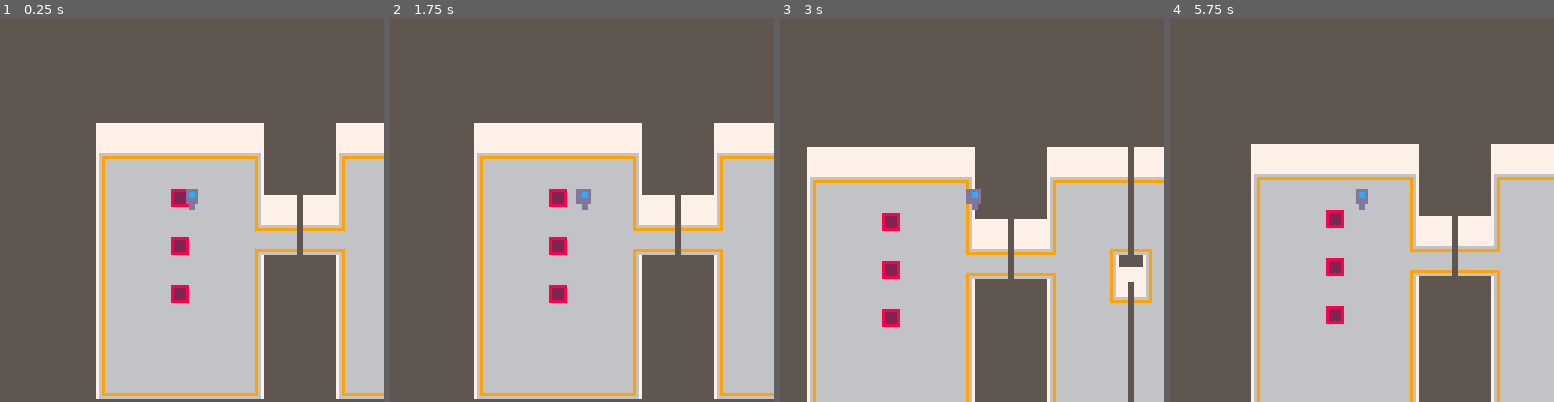
Above: before the commit, frames 1-4 (left to right).
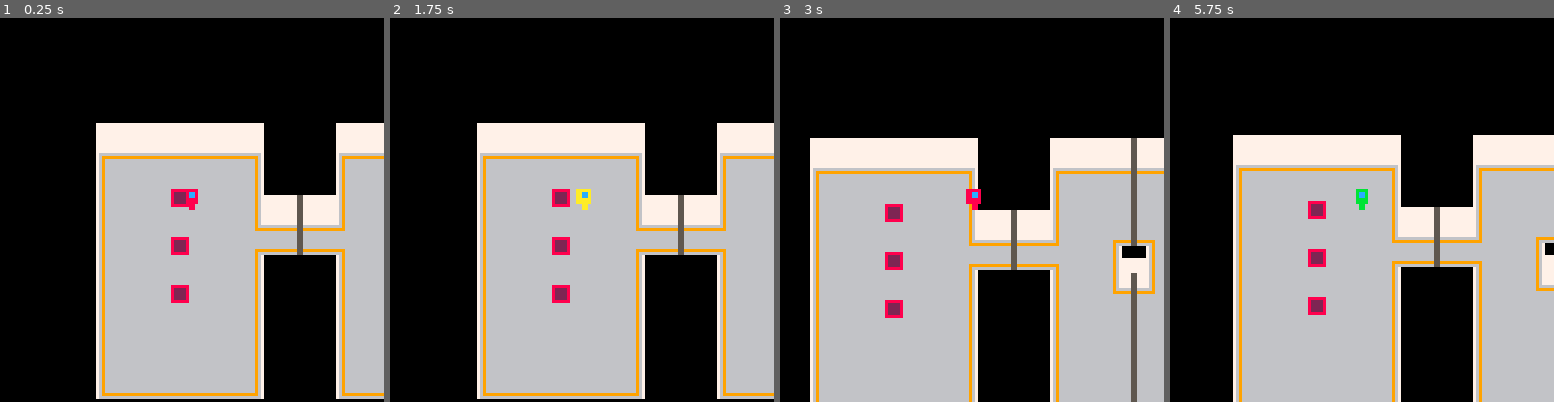
Above: after the commit, the same moments.

Repository: Kiyotoko/gamejam
Game: PICO-8 cartridge game.p8
The game is run twice, just before and just after one commit, with the same random seed, the same clock (stepped at 60 frames per second) and the same inputs.
Inputs:
- Up to frame 1 (0.25 s): no input
- Up to frame 2 (1.75 s): hold Right from 1.6 s (still down)
- Up to frame 3 (3 s): release Right at 2.1 s; hold Up 2.15-2.42 s; hold Right from 2.47 s (still down)
- Up to frame 4 (5.75 s): release Right at 3.03 s; hold Left 3.08-3.58 s; hold Down 3.63-3.97 s; hold Right 4.02-4.68 s; hold Up 4.73-5.03 s; hold Left 5.08-5.68 s; hold Down from 5.73 s (still down)

The runs differ from the first frame. In frame 1, 57% of the frame differs, in the area x 0-100%, y 0-100%; in frame 2, 60%; in frame 3, 59%; in frame 4, 67%.

Commit message:
added basic animations & movement along walls, moved check_plate() and unlock_door() into the 2nd tab (utility functions), did NOT update the .lua files

Diff:
--- a/game.p8
+++ b/game.p8
@@ -5,27 +5,70 @@
 -- by leo and karl
 ---@diagnostic disable: lowercase-global, undefined-global
 
--- the player data
-player = {
-	x=-32, -- x position on the map in pixels
-	y=-32, -- y position on the map in pixels
-	animation=0 -- animation to play
-}
-
--- the fixed position of the
--- player on the screen
-ancor = {x=64,y=64}
-
--- the doors on the map
-doors = {
-	[0] = {x=8,y=3,d=1},
-	[1] = {x=13,y=0,d=1},
-	[2] = {x=13,y=6,d=1}
-}
-
--- defined flags
-flag_free = 0
-flag_door = 1
+-- initial function call
+-- called once at the start
+function _init()
+	sqrt_2 = sqrt(2)
+	-- the player data
+	player = {
+		x=-32, -- x position on the map in pixels
+		y=-32, -- y position on the map in pixels
+		animation=0, -- animation to play
+		tick=0 -- animation tick
+	}
+
+	-- the fixed position of the
+	-- player on the screen
+	ancor = {x=64,y=64}
+
+	-- the doors on the map
+	doors = {
+		[0] = {x=8,y=3,d=1},
+		[1] = {x=13,y=0,d=1},
+		[2] = {x=13,y=6,d=1}
+	}
+
+	-- defined flags
+	flag_free = 0
+	flag_door = 1
+end
+
+-- ★ --
+
+function _update()
+	handle_input()
+end
+
+-- ★ --
+
+function _draw()
+	cls(0)
+	map(0, 0, -player.x,-player.y, 32, 16)
+	spr(player.animation, ancor.x-4, ancor.y-8)
+end
+-->8
+-- utility functions --
+
+-- returs the sprite based on the position of the player
+-- please note that the position is in pixels
+function get_sprite(x,y)
+	local player_column = (x+ancor.x) / 8
+	local player_row = (y+ancor.y) / 8
+
+	return mget(
+		player_column,
+		player_row
+	)
+end
+
+-- ★ --
+
+-- returns if a sprite at (x,y) position has the desired flag
+function has_flag(x, y, f)
+	return fget(get_sprite(x, y), f)
+end
+
+-- ★ --
 
 -- check if a plate is pressed
 function check_plate(x, y)
@@ -39,6 +82,8 @@
 		unlock_door(sprite - 96)
 	end
 end
+
+-- ★ --
 
 -- unlocks the doors on the map. This starts at the
 function unlock_door(d)
@@ -61,37 +106,8 @@
 		)
 	end
 end
-
-function _update()
-	handle_input()
-end
-
-function _draw()
-	cls(5)
-	map(0, 0, -player.x,-player.y, 16, 16)
-	spr(player.animation, ancor.x-4, ancor.y-8)
-end
 -->8
--- utility
-
--- returs the sprite based on the position of the player
--- please note that the position is in pixels
-function get_sprite(x,y)
-	local player_column = (x+ancor.x) / 8
-	local player_row = (y+ancor.y) / 8
-
-	return mget(
-		player_column,
-		player_row
-	)
-end
-
--- returns if a sprite at (x,y) position has the desired flag
-function has_flag(x, y, f)
-	return fget(get_sprite(x, y), f)
-end
--->8
--- handlers
+-- handler functions --
 
 -- function to handle key
 -- input, moves the player
@@ -99,20 +115,27 @@
 	-- check buttons
 	local dx = 0
 	local dy = 0
-	if btn(0) then dx=dx-1 end
-	if btn(1) then dx=dx+1 end
-	if btn(2) then dy=dy-1 end
-	if btn(3) then dy=dy+1 end
-
-	-- next position
-	local px = player.x + dx
-	local py = player.y + dy
+	if btn(0) then dx-=1 end
+	if btn(1) then dx+=1 end
+	if btn(2) then dy-=1 end
+	if btn(3) then dy+=1 end
+
+	-- next position & normalization
+	-- for diagonal movement
+	local dis = dx * dx + dy * dy
+	local px = player.x + (dis and dx / sqrt_2 or dx)
+	local py = player.y + (dis and dy / sqrt_2 or dy)
+
 
 	-- check if it does not hit a wall
 	if has_flag(px, py, flag_free) then
 		handle_movement(px, py)
-		handle_animation(dx, dy)
-	end
+	elseif has_flag(px,player.y,flag_free) then
+		handle_movement(px,player.y)
+	elseif has_flag(player.x,py,flag_free) then
+		handle_movement(player.x,py)
+	end
+	handle_animation(dx, dy)
 end
 
 function handle_movement(px, py)
@@ -123,10 +146,17 @@
 end
 
 function handle_animation(dx, dy)
-	local animation = 0
-	if dx < 0 then animation=1
-	elseif dx > 0 then animation=2
-	elseif dy < 0 then animation=3
+	-- animation tick
+	player.tick += 1
+	if player.tick == 90 then player.tick = 0 end
+
+	-- base animation
+	local animation = 0+16*flr(player.tick/30)
+
+	-- directional animations
+	if dx < 0 then animation+=1
+	elseif dx > 0 then animation+=2
+	elseif dy < 0 then animation+=3
 	end
 	player.animation = animation
 end
@@ -196,7 +226,7 @@
 
 
 __gff__
-0000000000000000000000000000000000000000000000000000000000000000000000000000000000000000000000000000000000000000000000000000000001010000000101010101010101000000000000000000000000000000000000001121418101000000000000000000000002000002000000020000000000020000
+0000000000000000000000000000000000000000000000000000000000000000000000000000000000000000000000000000000000000000000000000000000001010000000101010101010101000000010101010000000000000000000000001121418101000000000000000000000002010102000000020000000000020000
 0000000000000000000000000000000000000000000000000000000000000000000000000000000000000000000000000000000000000000000000000000000000000000000000000000000000000000000000000000000000000000000000000000000000000000000000000000000000000000000000000000000000000000
 __map__
 4d4d4d4d4d4d4d0000004d4d4d7d4d4d4d000000000000000000000000000000000000000000000000000000000000000000000000000000000000000000000000000000000000000000000000000000000000000000000000000000000000000000000000000000000000000000000000000000000000000000000000000000
Not shown, changed: 21 lines of the sprite sheet (__gfx__) section of game.p8
